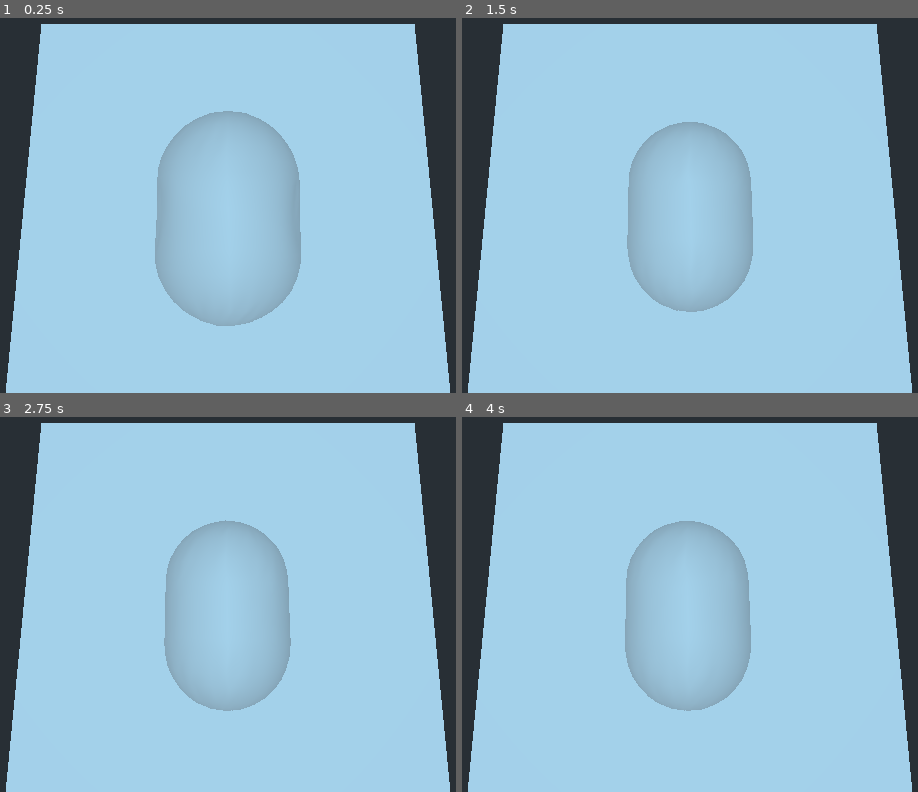
Above: before the commit, frames 1-4 (two rows, left to right).
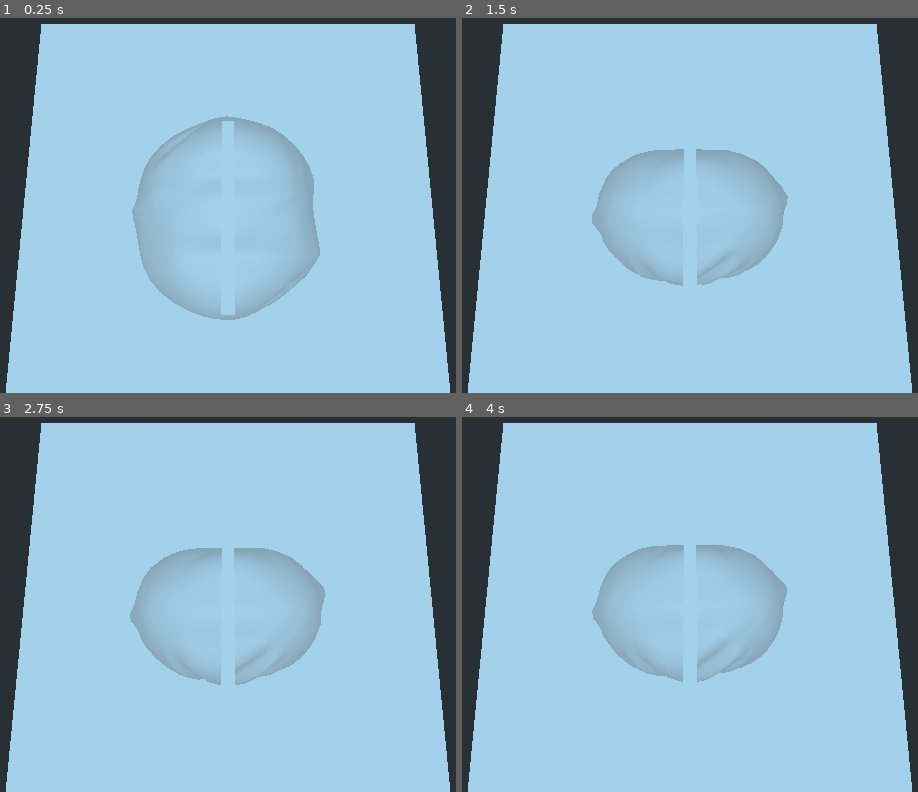
Above: after the commit, the same moments.

Repository: austinirvine/leggy
Game: Godot game, scene res://Assets/game.tscn
Two runs of this game, one before a commit and one after it. Both use one fixed random seed, a clock stepped at 60 frames per second and the inputs below.
Inputs:
- Up to frame 1 (0.25 s): no input
- Up to frame 2 (1.5 s): tap Enter at 1.25 s
- Up to frame 3 (2.75 s): tap Space at 2 s
- Up to frame 4 (4 s): tap Enter at 2.75 s; tap Space at 3.5 s

The runs differ from the first frame. In frame 1, 3.4% of the frame differs, in the area x 28-71%, y 24-83%; in frame 2, 5.2%, in the area x 28-72%, y 27-79%; in frame 3, 5.1%; in frame 4, 5.2%.

Commit message:
Adding character abstraction

Diff:
--- /dev/null
+++ b/leggy/Assets/Character.gd
@@ -0,0 +1,13 @@
+extends Spatial
+
+# Declare member variables here. Examples:
+# var a = 2
+# var b = "text"
+
+# Called when the node enters the scene tree for the first time.
+func _ready():
+	pass # Replace with function body.
+
+# Called every frame. 'delta' is the elapsed time since the previous frame.
+#func _process(delta):
+#	pass
--- /dev/null
+++ b/leggy/Assets/Character.tscn
@@ -0,0 +1,14 @@
+[gd_scene load_steps=4 format=2]
+
+[ext_resource path="res://Assets/Character.gd" type="Script" id=1]
+[ext_resource path="res://Assets/Saw.tscn" type="PackedScene" id=2]
+[ext_resource path="res://Assets/Leg.tscn" type="PackedScene" id=3]
+
+[node name="Character" type="Spatial"]
+script = ExtResource( 1 )
+
+[node name="Saw" parent="." instance=ExtResource( 2 )]
+transform = Transform( 1, 0, 0, 0, 1, 0, 0, 0, 1, 0, 1.62941, 0 )
+
+[node name="Leg" parent="." instance=ExtResource( 3 )]
+transform = Transform( -4.37114e-08, 0, 1, 0, 1, 0, -1, 0, -4.37114e-08, 0, 0, 0 )
--- /dev/null
+++ b/leggy/Assets/Saw.tscn
@@ -0,0 +1,27 @@
+[gd_scene load_steps=2 format=2]
+
+[sub_resource type="CubeMesh" id=1]
+
+custom_aabb = AABB( 0, 0, 0, 0, 0, 0 )
+flip_faces = false
+size = Vector3( 2, 2, 2 )
+subdivide_width = 0
+subdivide_height = 0
+subdivide_depth = 0
+
+[node name="Saw" type="Spatial"]
+
+[node name="MeshInstance" type="MeshInstance" parent="."]
+transform = Transform( 0.0478884, 0, 0, 0, 0.526479, 0, 0, 0, 0.692286, 0, 0, 0 )
+layers = 1
+material_override = null
+cast_shadow = 1
+extra_cull_margin = 0.0
+use_in_baked_light = false
+lod_min_distance = 0.0
+lod_min_hysteresis = 0.0
+lod_max_distance = 0.0
+lod_max_hysteresis = 0.0
+mesh = SubResource( 1 )
+skeleton = NodePath("..")
+material/0 = null
--- a/leggy/Assets/game.tscn
+++ b/leggy/Assets/game.tscn
@@ -1,14 +1,9 @@
 [gd_scene load_steps=3 format=2]
 
-[ext_resource path="res://Assets/Background.tscn" type="PackedScene" id=1]
-[ext_resource path="res://Assets/Leg.tscn" type="PackedScene" id=2]
+[ext_resource path="res://Assets/Character.tscn" type="PackedScene" id=1]
+[ext_resource path="res://Assets/Background.tscn" type="PackedScene" id=2]
 
 [node name="game" type="Spatial"]
-
-[node name="Background" parent="." instance=ExtResource( 1 )]
-
-[node name="Leg" parent="." instance=ExtResource( 2 )]
-transform = Transform( 1, 0, 0, 0, 1, 0, 0, 0, 1, 0, -0.136195, 0 )
 
 [node name="Camera" type="Camera" parent="."]
 transform = Transform( 1, 0, 0, 0, 0.1607, 0.987003, 0, -0.987003, 0.1607, 0, 4.60709, 0 )
@@ -24,3 +19,7 @@
 size = 1.0
 near = 0.05
 far = 100.0
+
+[node name="Character" parent="." instance=ExtResource( 1 )]
+
+[node name="Background" parent="." instance=ExtResource( 2 )]
